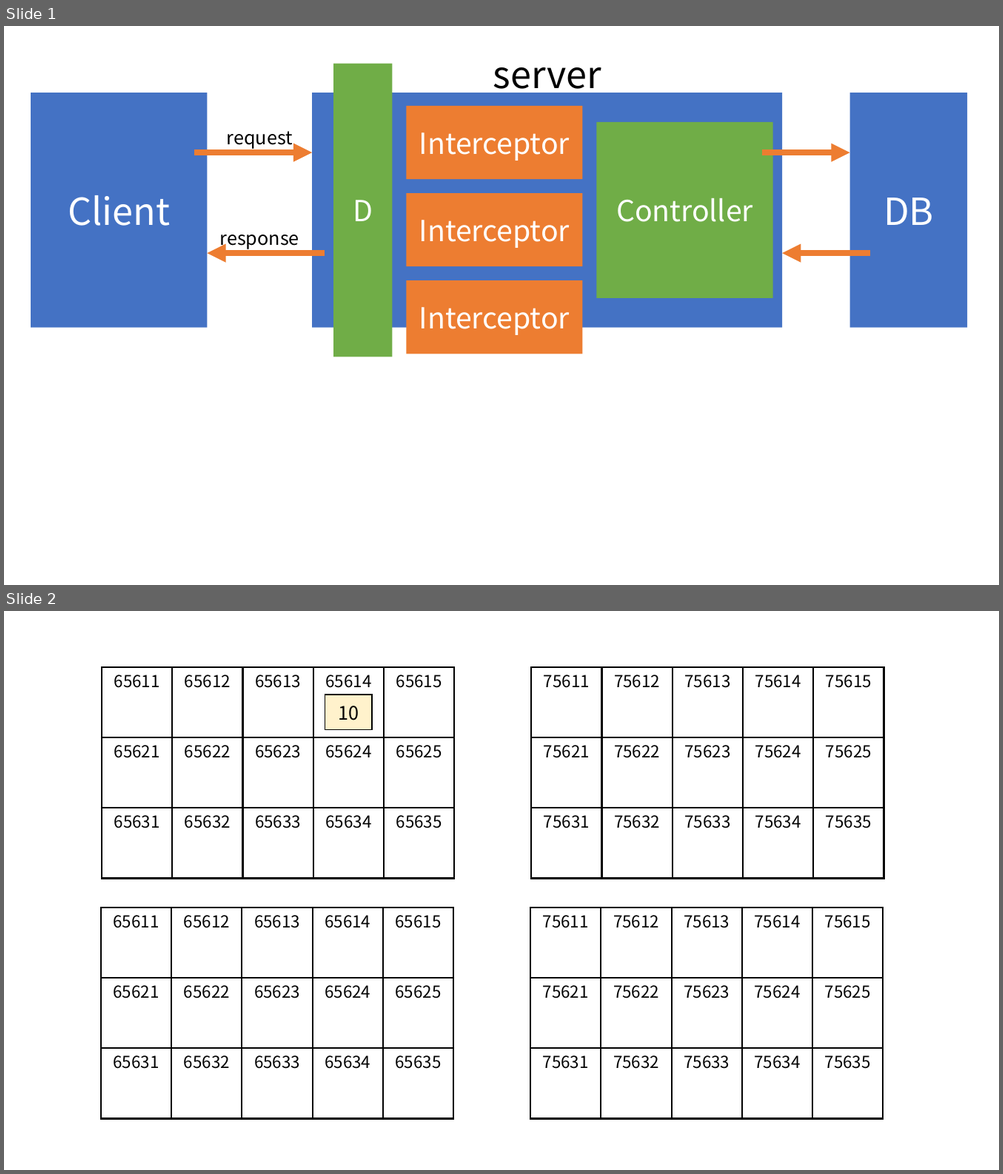
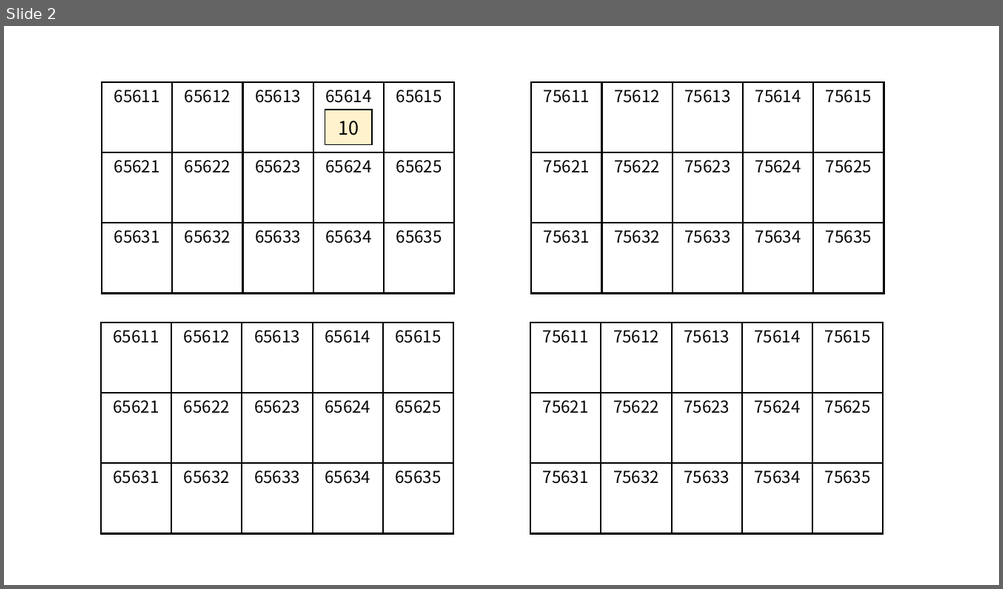
Before and after one commit to ho8566z/daily_log, a slide deck: notion/create_notion_img.pptx. Shown one above the other, each under a label of ours: slides 1 and 2 before the commit, slide 2 after it. The pictures are 1003x1174 and 1003x589 pixels, drawn with LibreOffice and Linux fonts; fonts in the diff are those of the drawing. Boxes give left, top, right and bottom in pixels: in the first picture for what was removed or moved away, otherwise in the second. Text is boxed around its words. In the diff, an @@ line names an element or a change of style, - is before the commit and + after.

```diff
--- a/notion/create_notion_img.pptx
+++ b/notion/create_notion_img.pptx
@@ slide 1 removed at (x1=4, y1=26, x2=999, y2=585), background #FFFFFF @@
@@ group removed at (x1=31, y1=63, x2=967, y2=358): 8 rectangles, 4 arrows, 3 texts @@
-Client
-DB
-server
-D
-Interceptor
-Interceptor
-Interceptor
-Controller
-request
-response
```
Also in this commit, not shown: 1 slide added, 2 other files.
